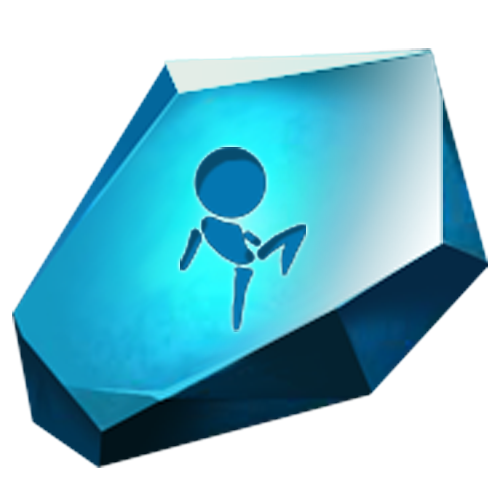
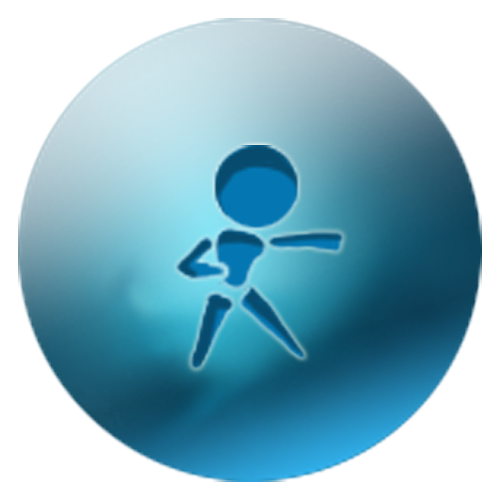
Revision of a layered 500px x 500px image; what changed, layer by layer:
removed group "技能人物1" (2 layers) over bbox(180, 147, 306, 332)
removed layer "阴影" from group "技能人物1" over bbox(180, 147, 306, 270)
removed layer "图层 1 副本" from group "技能人物1" over bbox(180, 147, 306, 332)
added layer "图层 2" above "高光" over bbox(174, 145, 345, 374)
"高光": opacity 100% → 87%, painted on it over bbox(18, 18, 482, 385)
removed layer "图层 1 副本 9" over bbox(12, 48, 488, 468)
added layer "图层 1" above "背景" over bbox(18, 18, 482, 482)